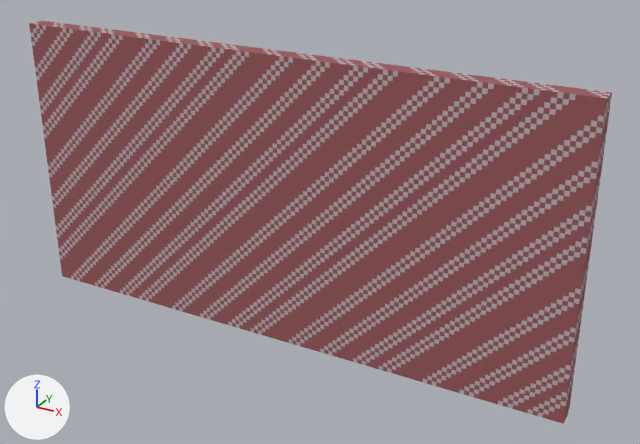
The glTF model assets/3d/environment/blend_export/wall_textured_c_8_col.gltf: old version first, new version second.
The view is the same before and after, from a 50 mm camera at (9.67, -9.07, 6.47) aimed at (4.52, 0.3, 1.78). The lights are fixed; the arrows at lower left show +X, +Y and +Z. The first picture is the older version.

The first picture shows 'wall_textured_c_8_col'.
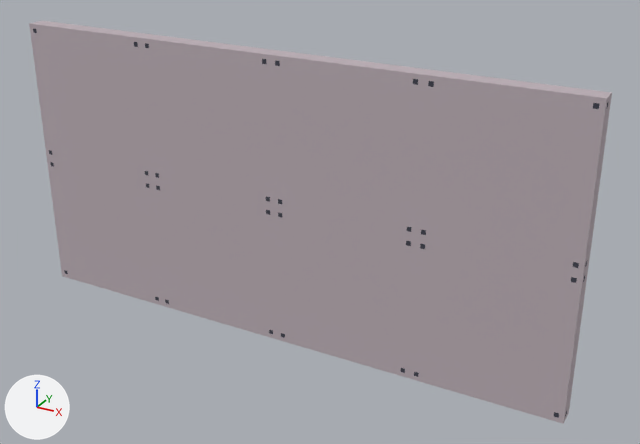
Boxes (x1, y1, x2, y2) around the edits, measured in the pictures (640 x 444 px):
'wall_textured_c_8_col', recoloured (brown to grey): (29, 21, 612, 424) in both

Edits to the bpy script that builds the scene:
```text
Add img_ase_environment_textures:
    img_ase_environment_textures = load_image('ase_environment_textures', 'ase_environment_textures.png', 256, 256, 'sRGB')
Add mat_material_environment:
    mat_material_environment = principled_material('material_environment')
    mat_material_environment.texture = img_ase_environment_textures
    mat_material_environment.roughness = 1.0
Change me_cube_015:
    where me_cube_015.from_pydata(...)  # 30 vertices, 56 faces; spans x 0.0..8.0, y 0.0..0.25, z 0.0..4.0
    remove me_cube_015.materials.append(mat_material_environment_002)  # picture img_ase_environment_textures_png
    add me_cube_015.materials.append(mat_material_environment)  # picture img_ase_environment_textures
```
